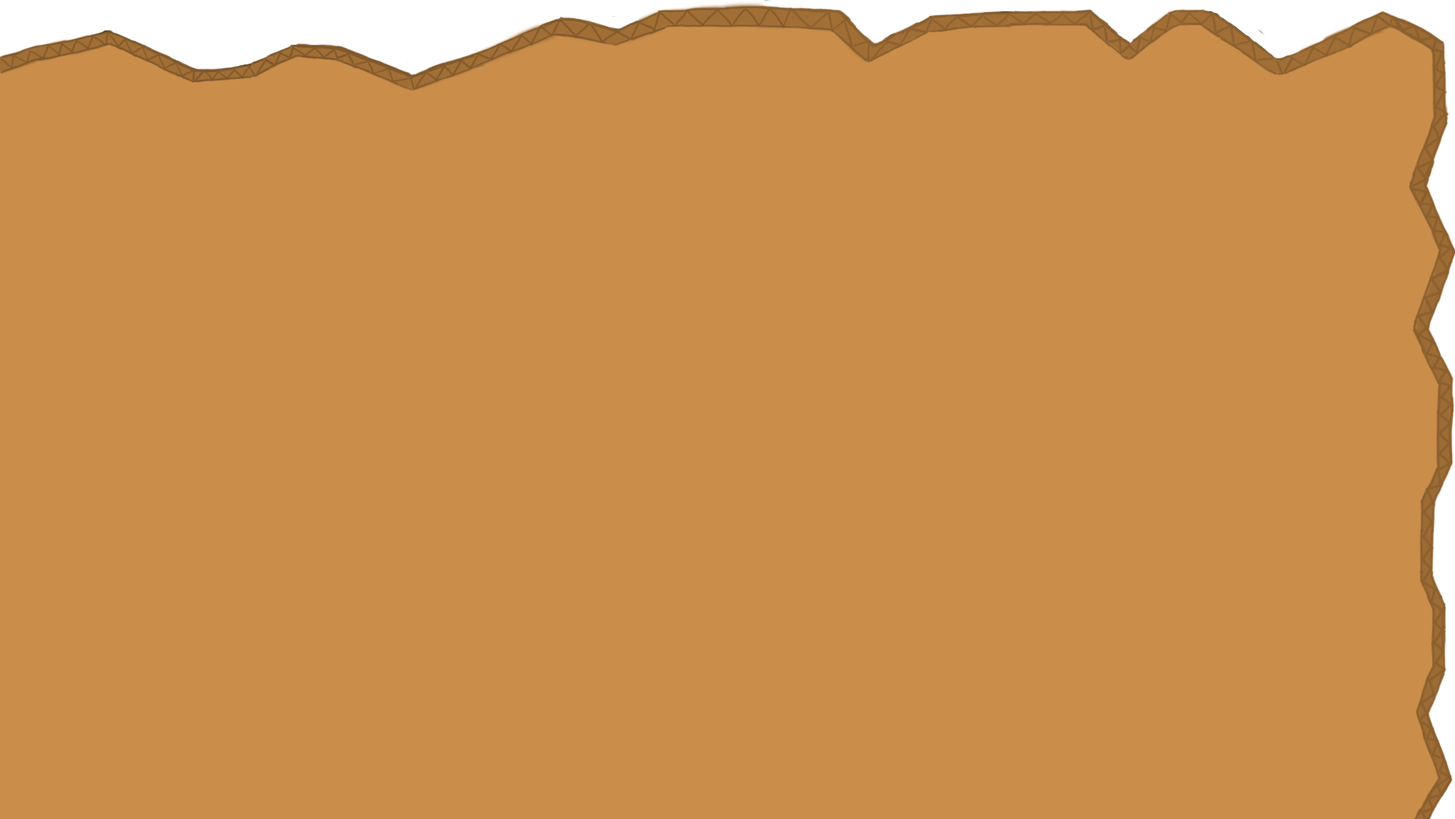
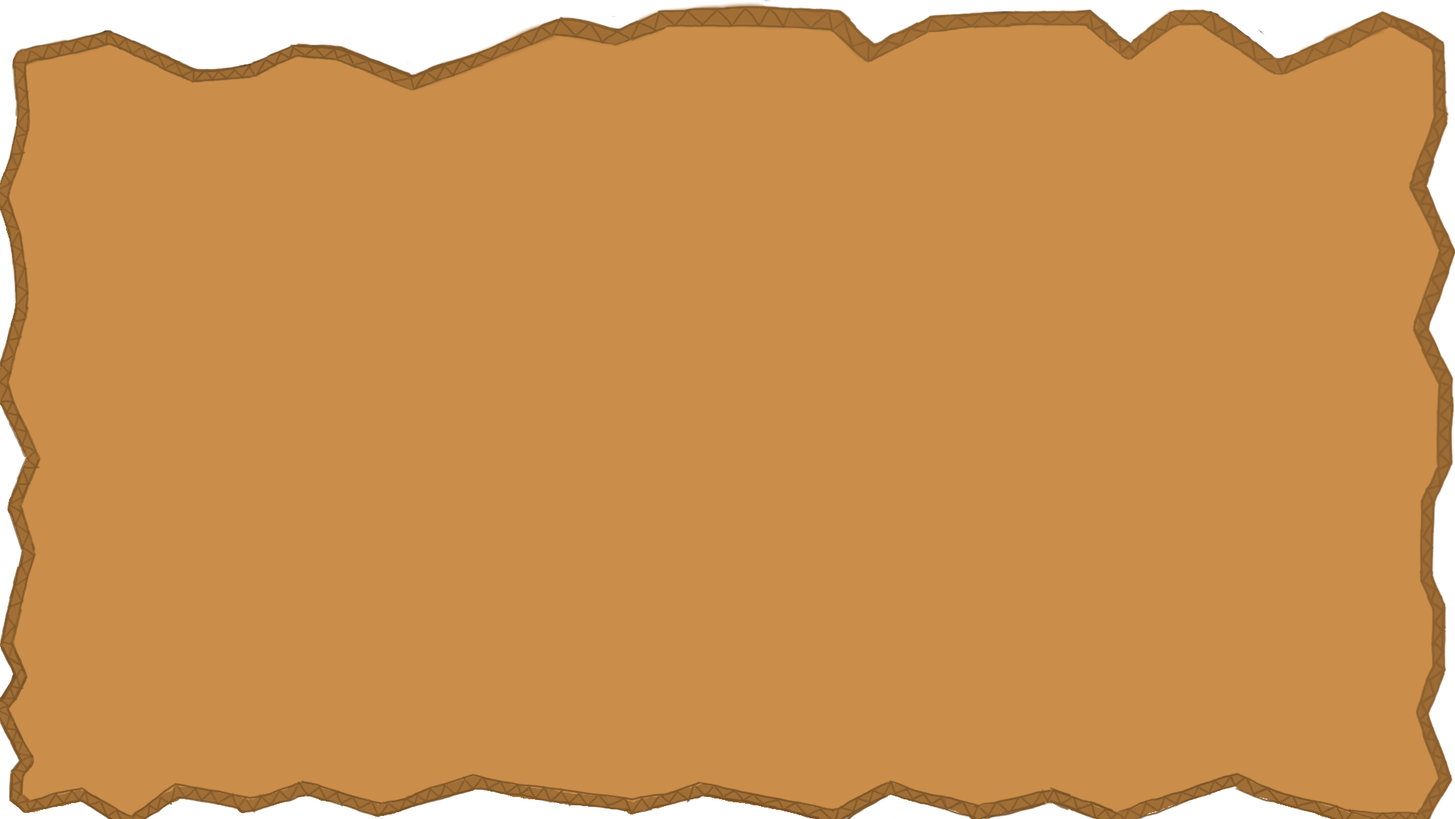
Two versions of the same layered image (w=1455, h=819). Layer-by-layer changes:
painted on "Layer 5" over [0, 47, 1419, 819]
